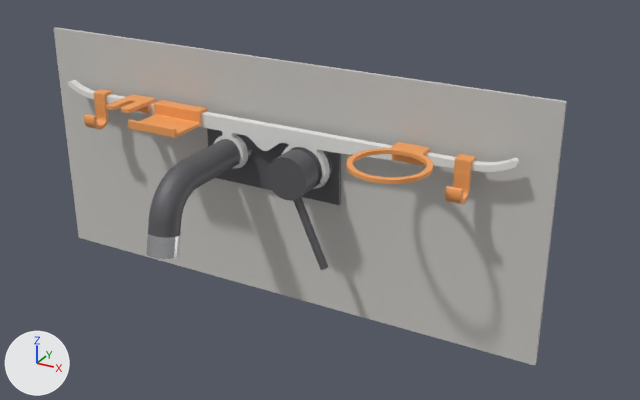
A saved change to the glTF model docs/models/bathroom_trazo.glb.
Rendered twice from a camera (50 mm lens) standing at (0.432, -0.688, 0.308) and looking at (0.067, -0.025, -0.023). The lights are fixed; the arrows at lower left show +X, +Y and +Z. The older version comes first. Vertices at exactly the same position are counted once.

Objects in the first picture: 'cano', 'cano_aireador', 'jinete_aro_3', 'jinete_gancho_0', 'jinete_gancho_4', 'jinete_horquilla_1', 'jinete_repisa_2', 'manilla_mando', 'manilla_palanca', 'pared', 'placa', 'trazo_derecha', 'trazo_izquierda' and 4 more.
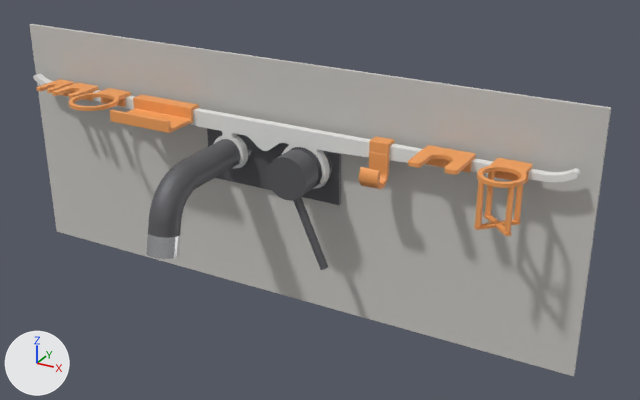
What changed in the scene script:
```text
Change me_trazo_izquierda:
    remove me_trazo_izquierda.from_pydata(...)  # 796 vertices, 1588 faces; spans x -0.245..0.008, y -0.014..-0.006, z -0.009..0.045
    add me_trazo_izquierda.from_pydata(...)  # 800 vertices, 1596 faces; spans x -0.295..0.008, y -0.014..-0.006, z -0.009..0.045
    me_trazo_izquierda part 1: 112 vertices moved from x -0.06..0.008, y -0.014..-0.006, z -0.009..0.031 to x -0.06..0.008, y -0.014..-0.006, z -0.009..0.032; 185 vertices removed from x -0.245..0.008, y -0.014..-0.006, z -0.009..0.045; 189 vertices added at x -0.295..0.007, y -0.014..-0.006, z -0.008..0.045
Change me_trazo_derecha:
    remove me_trazo_derecha.from_pydata(...)  # 1055 vertices, 2106 faces; spans x 0.0..0.245, y -0.014..-0.002, z -0.012..0.045
    add me_trazo_derecha.from_pydata(...)  # 1053 vertices, 2102 faces; spans x 0.0..0.295, y -0.014..-0.002, z -0.012..0.045
    me_trazo_derecha part 2: 23 vertices moved within x 0.007..0.058, y -0.014..-0.002, z 0.019..0.031; 220 vertices removed from x 0.0..0.245, y -0.014..-0.006, z -0.011..0.045; 218 vertices added at x 0.0..0.295, y -0.014..-0.006, z -0.012..0.045
Change me_pared:
    remove me_pared.from_pydata(...)  # 8 vertices, 12 faces; spans x -0.275..0.275, y 0.004..0.008, z -0.155..0.095
    add me_pared.from_pydata(...)  # 8 vertices, 12 faces; spans x -0.31..0.31, y 0.004..0.008, z -0.155..0.095
    me_pared part 3: the whole mesh is scaled about its middle by (1.13, 1, 1)
Remove ob_jinete_gancho_0:
    ob_jinete_gancho_0 = bpy.data.objects.new('jinete_gancho_0', me_jinete_gancho_0)
Remove ob_jinete_horquilla_1:
    ob_jinete_horquilla_1 = bpy.data.objects.new('jinete_horquilla_1', me_jinete_horquilla_1)
Remove ob_jinete_repisa_2:
    ob_jinete_repisa_2 = bpy.data.objects.new('jinete_repisa_2', me_jinete_repisa_2)
Remove ob_jinete_aro_3:
    ob_jinete_aro_3 = bpy.data.objects.new('jinete_aro_3', me_jinete_aro_3)
Remove ob_jinete_gancho_4:
    ob_jinete_gancho_4 = bpy.data.objects.new('jinete_gancho_4', me_jinete_gancho_4)
Add ob_jinete_oralb:
    ob_jinete_oralb = bpy.data.objects.new('jinete_oralb', me_jinete_oralb)  # 681 vertices, 1374 faces; spans x 0.2215..0.2605, y -0.0583..-0.0039, z -0.004..0.0416; in mat_material_1 (orange #f6a45d)
    ob_jinete_oralb.location = (0.0, 0.0, 0.0)
Add ob_jinete_pelo:
    ob_jinete_pelo = bpy.data.objects.new('jinete_pelo', me_jinete_pelo)  # 290 vertices, 576 faces; spans x 0.163..0.207, y -0.0493..-0.0039, z 0.029..0.0416; in mat_material_1 (orange #f6a45d)
    ob_jinete_pelo.location = (0.0, 0.0, 0.0)
Add ob_jinete_secador:
    ob_jinete_secador = bpy.data.objects.new('jinete_secador', me_jinete_secador)  # 272 vertices, 540 faces; spans x 0.113..0.131, y -0.0377..-0.0039, z 0.002..0.0412; in mat_material_1 (orange #f6a45d)
    ob_jinete_secador.location = (0.0, 0.0, 0.0)
Add ob_jinete_colonia:
    ob_jinete_colonia = bpy.data.objects.new('jinete_colonia', me_jinete_colonia)  # 160 vertices, 316 faces; spans x -0.154..-0.082, y -0.0533..-0.0039, z 0.026..0.0412; in mat_material_1 (orange #f6a45d)
    ob_jinete_colonia.location = (0.0, 0.0, 0.0)
Add ob_jinete_desodorante:
    ob_jinete_desodorante = bpy.data.objects.new('jinete_desodorante', me_jinete_desodorante)  # 577 vertices, 1154 faces; spans x -0.207..-0.158, y -0.0683..-0.0039, z 0.029..0.0416; in mat_material_1 (orange #f6a45d)
    ob_jinete_desodorante.location = (0.0, 0.0, 0.0)
Add ob_jinete_pasta:
    ob_jinete_pasta = bpy.data.objects.new('jinete_pasta', me_jinete_pasta)  # 290 vertices, 576 faces; spans x -0.241..-0.211, y -0.0433..-0.0039, z 0.029..0.0416; in mat_material_1 (orange #f6a45d)
    ob_jinete_pasta.location = (0.0, 0.0, 0.0)
Add ob_jinete_cepillo:
    ob_jinete_cepillo = bpy.data.objects.new('jinete_cepillo', me_jinete_cepillo)  # 290 vertices, 576 faces; spans x -0.267..-0.245, y -0.0393..-0.0039, z 0.029..0.0416; in mat_material_1 (orange #f6a45d)
    ob_jinete_cepillo.location = (0.0, 0.0, 0.0)
```

What differs and where, as boxes [x1, y1, x2, y2] in the pictures (640 x 400 px; the box of a moved part takes in the faces that stretch with it):
'pared', rescaled (13% wider): before [53, 27, 567, 365]; after [30, 24, 611, 376]
'trazo_derecha', reshaped (24% wider): before [264, 123, 519, 184]; after [263, 121, 580, 184]
'trazo_izquierda', reshaped (17% wider, 7% taller): before [68, 80, 271, 164]; after [33, 74, 271, 164]
'jinete_oralb', added (orange): after [474, 158, 532, 236]
'jinete_colonia', added (orange): after [110, 94, 199, 133]
'jinete_repisa_2', deleted (orange): before [128, 100, 207, 138]
'jinete_aro_3', deleted (orange): before [346, 142, 433, 184]
'jinete_pelo', added (orange): after [408, 145, 476, 175]
'jinete_secador', added (orange): after [359, 136, 394, 189]
'jinete_gancho_4', deleted (orange): before [445, 154, 476, 204]
'jinete_desodorante', added (orange): after [69, 88, 132, 111]
'jinete_gancho_0', deleted (orange): before [84, 89, 113, 129]
'jinete_horquilla_1', deleted (orange): before [106, 94, 157, 114]
'jinete_pasta', added (orange): after [52, 83, 99, 101]
'jinete_cepillo', added: after [36, 79, 74, 96]
part 1 of me_trazo_izquierda, moved or reshaped: before [68, 80, 267, 129]; after [33, 74, 267, 129]
part 2 of me_trazo_derecha, moved or reshaped: before [264, 123, 519, 172]; after [263, 121, 580, 182]
